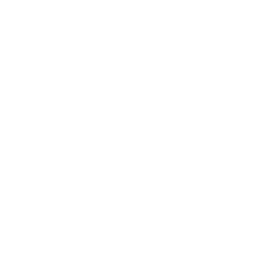
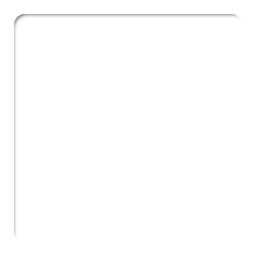
Layered file, before and after one edit (w=256, h=256). Changes by layer:
moved "Layer 3" into group "Group 1" over (14, 14, 241, 239)
added layer "Rounded Rectangle 1 copy 2" above "Rounded Rectangle 1" over (14, 14, 241, 239)
added layer "Rounded Rectangle 1" (2nd of 2) (15%) above "Rectangle 1" over (14, 14, 241, 239)
